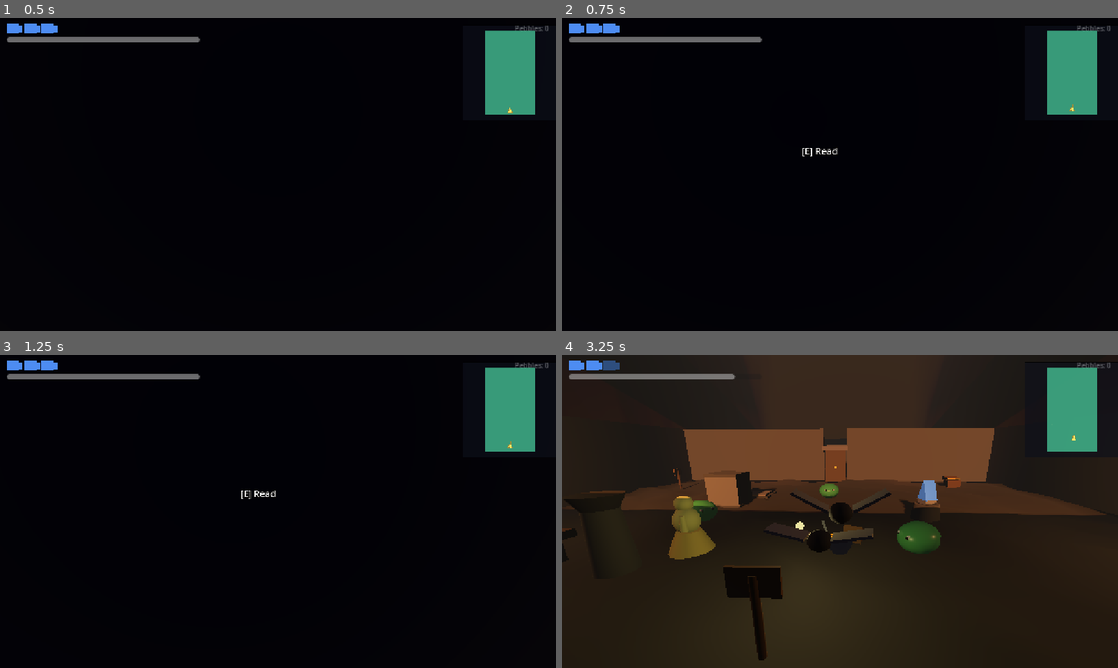
Above: before the commit, frames 1-4 (two rows, left to right).
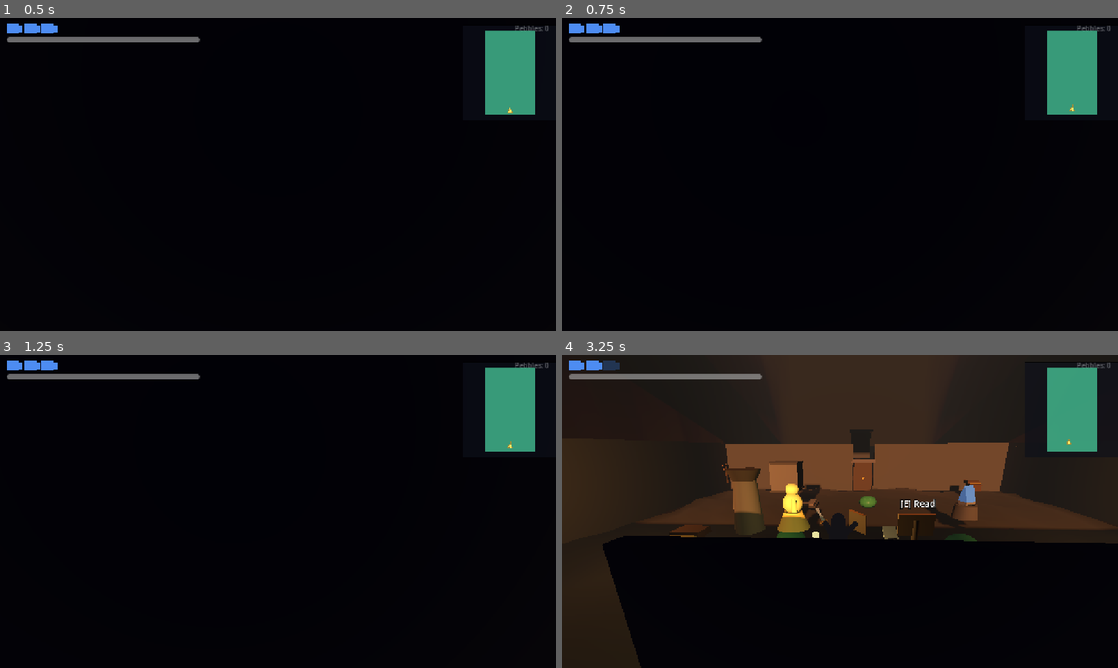
Above: after the commit, the same moments.

Repository: ruapotato/The-Legend-of-Tux
Game: Godot game, scene res://scenes/dungeon_first.tscn
Same seed, same stepped clock (60 frames per second), same inputs: the game is played once before the commit and once after it. This scene is started directly instead of the project's main scene.
Inputs (mouse positions are in pixels of both pictures, inside the frame that each line leads up to):
- Up to frame 1 (0.5 s): no input
- Up to frame 2 (0.75 s): tap Enter at 0.5 s; move the mouse to (867, 174) at 0.52 s; press the mouse at (867, 174) at 0.53 s; hold W (move_forward) from 0.53 s (still down)
- Up to frame 3 (1.25 s): keep holding W (move_forward); tap Space (jump) at 0.77, 1.07 s
- Up to frame 4 (3.25 s): keep holding W (move_forward); tap Space (jump) at 1.25, 1.52, 1.82, 3.02 s; move the mouse to (812, 511) at 1.27 s; release the mouse at (812, 511) at 1.28 s; tap E (interact) at 1.35 s; click (812, 511) at 1.42 s; move the mouse to (851, 505) at 2.02 s; tap F (item_use) at 2.1 s; click (851, 505) at 2.17 s; move the mouse to (834, 517) at 2.77 s; tap Ctrl (roll) at 2.85 s; click (834, 517) at 2.92 s

Frame 1 is identical in both runs. In frame 2, less than 0.1% of the frame differs, in the area x 43-50%, y 41-45%; in frame 3, less than 0.1%; in frame 4, 49%, in the area x 0-100%, y 1-100%.

Commit message:
Ground-snap props on hills + free mouse on death + balance SFX loudness
Three fixes.

Ground snapping for placed props:
- Treasure chests, signs, bushes, trees, rocks, NPCs, owl statues,
  bomb flowers, destructible walls, torches, crystal switches,
  pressure plates, eye targets, triggered gates, and movable blocks
  spawned with their JSON-authored pos.y unchanged. On the new
  TerrainMesh hills the actual surface Y can be a couple of metres
  above 0 — the chest sat inside the hill and was invisible.
- New godot/scripts/ground_snap.gd — static helper that raycasts
  down `max_drop` metres on the World layer (1) and writes the hit Y
  back to the node's global_position.
- Each of the 15 placeable props' _ready calls add_to_group("ground_snap").
  dungeon_root._ready now defers _snap_props_to_ground which awaits
  one physics_frame (so the trimesh shape registers) and snaps every
  member of the group.

Mouse on death:
- hud.gd::_on_player_died now sets Input.MOUSE_MODE_VISIBLE so the
  player can actually click the Continue / Quit buttons. Without this
  the camera kept the mouse captured and the overlay was unreachable.
  New scenes recapture in their own _ready when the player picks an
  option.

SFX loudness balance:
- ffmpeg loudnorm=I=-16:TP=-1.5:LRA=7 first-pass on every non-ambient
  .wav (52 files), then a second targeted pass — pause -6 dB (was
  hot at -9.3), and +6 dB on menu_back / seed_fire / seed_hit /
  hookshot_hit / hookshot_failed_hit / arrow_hit_world / bush_cut /
  door_close / door_unlock / rock_break (Suno generated some of the
  Foley far below the impact-SFX range).
- Final spread: -10.5 to -27.3 dB mean (was -9.3 to -52.9 dB), most
  files cluster -15 to -23 — comfortable in the band the music sits
  ~-30 below.
- Ambient loops (amb_day_wind / amb_night_crickets / amb_water_lap)
  intentionally untouched; they should stay subtle.

Co-Authored-By: Claude Opus 4.7 (1M context) <noreply@anthropic.com>

Diff:
--- a/godot/scripts/bomb_flower.gd
+++ b/godot/scripts/bomb_flower.gd
@@ -27,6 +27,7 @@
 
 
 func _ready() -> void:
+    add_to_group("ground_snap")
     add_to_group("bomb_flower")
     prompt_area.body_entered.connect(_on_prompt_enter)
     prompt_area.body_exited.connect(_on_prompt_exit)
--- a/godot/scripts/bush.gd
+++ b/godot/scripts/bush.gd
@@ -19,6 +19,7 @@
 
 
 func _ready() -> void:
+    add_to_group("ground_snap")
     # Sit on layer 32 (same as enemies) so the sword's collision_mask=32
     # picks us up. Deferred because some _ready paths reach here from
     # inside an area-overlap signal callback.
--- a/godot/scripts/crystal_switch.gd
+++ b/godot/scripts/crystal_switch.gd
@@ -24,6 +24,7 @@
 
 
 func _ready() -> void:
+	add_to_group("ground_snap")
 	# Sit on layer 32 (Hittable) so the player's sword hitbox picks us
 	# up via its existing collision_mask. Deferred so first-tick scene
 	# wiring doesn't fight the engine's "in/out signal" guard.
--- a/godot/scripts/destructible_wall.gd
+++ b/godot/scripts/destructible_wall.gd
@@ -16,6 +16,7 @@
 
 
 func _ready() -> void:
+    add_to_group("ground_snap")
     add_to_group("destructible_wall")
     collision_layer = 1
     collision_mask = 0
--- a/godot/scripts/dungeon_root.gd
+++ b/godot/scripts/dungeon_root.gd
@@ -31,6 +31,12 @@
     _attach_enemy_culler()
     _start_music()
     _mark_visited()
+    # Drop placed props onto the actual terrain surface — chests, signs,
+    # bushes, NPCs etc. are authored at fixed pos.y in JSON but the
+    # TerrainMesh's per-cell hills can put real ground a couple of
+    # meters above 0. One physics-frame defer so the trimesh shape is
+    # registered before the rays cast.
+    call_deferred("_snap_props_to_ground")
     # Clear any puzzle latch state from the previous dungeon so a
     # crystal switch on "boss_door" in level A doesn't auto-open the
     # gate of the same name in level B.
@@ -95,6 +101,17 @@
         culler.bind(ps[0])
 
 
+func _snap_props_to_ground() -> void:
+    # Wait one physics tick so the TerrainMesh's trimesh collision
+    # shape has had time to register with the physics server, then
+    # raycast every node in the "ground_snap" group down to it.
+    await get_tree().physics_frame
+    var snap = preload("res://scripts/ground_snap.gd")
+    for n in get_tree().get_nodes_in_group("ground_snap"):
+        if n is Node3D:
+            snap.snap(n)
+
+
 func _start_music() -> void:
     var track := music_track
     if track == "":
--- a/godot/scripts/eye_target.gd
+++ b/godot/scripts/eye_target.gd
@@ -18,6 +18,7 @@
 
 
 func _ready() -> void:
+	add_to_group("ground_snap")
 	hitbox.set_deferred("collision_layer", 32)
 	hitbox.set_deferred("collision_mask",  0)
 	hitbox.set_deferred("monitorable",     true)
--- /dev/null
+++ b/godot/scripts/ground_snap.gd
@@ -0,0 +1,36 @@
+class_name GroundSnap
+extends RefCounted
+
+# Drop a node down to whatever the world surface is directly below it.
+# Used by props that get placed at a fixed `pos.y` in JSON (chests,
+# signs, bushes, trees, NPCs, owl statues, bomb flowers, rocks). On
+# the new TerrainMesh hills the cell's actual surface Y can be a
+# couple of meters above 0; without this the prop spawns inside the
+# hill and you can't see it.
+#
+# Caller should be a Node3D already in the tree; the result writes
+# back to `node.global_position.y`. Returns true if a hit landed
+# within `max_drop`, false otherwise (in which case position is
+# left alone — better to float than to teleport into the void).
+
+const WORLD_LAYER: int = 1
+
+
+static func snap(node: Node3D, max_drop: float = 50.0,
+                 y_offset: float = 0.0) -> bool:
+    if node == null or not node.is_inside_tree():
+        return false
+    var world := node.get_world_3d()
+    if world == null:
+        return false
+    var space := world.direct_space_state
+    var p: Vector3 = node.global_position
+    var query := PhysicsRayQueryParameters3D.create(
+        p + Vector3(0.0, max_drop, 0.0),
+        p + Vector3(0.0, -max_drop, 0.0))
+    query.collision_mask = WORLD_LAYER
+    var hit: Dictionary = space.intersect_ray(query)
+    if hit.is_empty():
+        return false
+    node.global_position.y = float(hit["position"].y) + y_offset
+    return true
--- a/godot/scripts/hud.gd
+++ b/godot/scripts/hud.gd
@@ -156,6 +156,11 @@
 func _on_player_died() -> void:
     death_overlay.visible = true
     _ensure_death_buttons()
+    # Free the mouse so the player can actually click Continue / Quit —
+    # the camera captures the mouse during gameplay and never released
+    # it for the death overlay before. New scenes recapture in their
+    # own _ready when load_game / reload_current_scene fires.
+    Input.mouse_mode = Input.MOUSE_MODE_VISIBLE
 
 
 # ---- Fairy-bottle revive sparkle ---------------------------------------
--- a/godot/scripts/movable_block.gd
+++ b/godot/scripts/movable_block.gd
@@ -29,6 +29,7 @@
 
 
 func _ready() -> void:
+	add_to_group("ground_snap")
 	add_to_group("pushable")
 	# Snap to grid on spawn so author-positioned blocks always sit
 	# on cell centers even if the JSON left them slightly off.
--- a/godot/scripts/npc.gd
+++ b/godot/scripts/npc.gd
@@ -35,6 +35,7 @@
 
 
 func _ready() -> void:
+    add_to_group("ground_snap")
     if dialog_tree_json != "" and dialog_tree.is_empty():
         var parsed: Variant = JSON.parse_string(dialog_tree_json)
         if typeof(parsed) == TYPE_DICTIONARY:
--- a/godot/scripts/owl_statue.gd
+++ b/godot/scripts/owl_statue.gd
@@ -24,6 +24,7 @@
 
 
 func _ready() -> void:
+    add_to_group("ground_snap")
     add_to_group("owl_statue")
     _build_visual()
     _build_trigger()
--- a/godot/scripts/pressure_plate.gd
+++ b/godot/scripts/pressure_plate.gd
@@ -23,6 +23,7 @@
 
 
 func _ready() -> void:
+	add_to_group("ground_snap")
 	if slab:
 		_start_y = slab.position.y
 	trigger.body_entered.connect(_on_enter)
--- a/godot/scripts/rock.gd
+++ b/godot/scripts/rock.gd
@@ -25,6 +25,7 @@
 
 
 func _ready() -> void:
+    add_to_group("ground_snap")
     add_to_group("rock")
     hitbox.set_deferred("collision_layer", 32)
     hitbox.set_deferred("collision_mask", 0)
--- a/godot/scripts/sign_post.gd
+++ b/godot/scripts/sign_post.gd
@@ -13,6 +13,7 @@
 
 
 func _ready() -> void:
+    add_to_group("ground_snap")
     collision_layer = 64
     collision_mask = 2
     monitoring = true
--- a/godot/scripts/torch.gd
+++ b/godot/scripts/torch.gd
@@ -24,6 +24,7 @@
 
 
 func _ready() -> void:
+	add_to_group("ground_snap")
 	add_to_group("torch")
 	hitbox.set_deferred("collision_layer", 32)
 	hitbox.set_deferred("collision_mask",  0)
--- a/godot/scripts/treasure_chest.gd
+++ b/godot/scripts/treasure_chest.gd
@@ -23,6 +23,7 @@
 
 
 func _ready() -> void:
+    add_to_group("ground_snap")
     _start_lid_rot = lid.rotation
     trigger.body_entered.connect(_on_enter)
     trigger.body_exited.connect(_on_exit)
--- a/godot/scripts/tree_prop.gd
+++ b/godot/scripts/tree_prop.gd
@@ -25,6 +25,7 @@
 
 
 func _ready() -> void:
+    add_to_group("ground_snap")
     var trunk: CylinderMesh = trunk_mesh.mesh
     if trunk:
         trunk.height = trunk_height
--- a/godot/scripts/triggered_gate.gd
+++ b/godot/scripts/triggered_gate.gd
@@ -20,6 +20,7 @@
 
 
 func _ready() -> void:
+	add_to_group("ground_snap")
 	_start_body_pos = body.position
 	if listen_id == "":
 		return
Not shown, added: godot/scripts/ground_snap.gd.uid
Not shown, changed: godot/assets/sounds/arrow_fire.wav
Not shown, changed: godot/assets/sounds/arrow_hit_flesh.wav
Not shown, changed: godot/assets/sounds/arrow_hit_world.wav
Not shown, changed: godot/assets/sounds/blob_alert.wav
Not shown, changed: godot/assets/sounds/blob_attack.wav
Not shown, changed: godot/assets/sounds/blob_die.wav
Not shown, changed: godot/assets/sounds/bomb_explode.wav
Not shown, changed: godot/assets/sounds/bomb_fuse.wav
Not shown, changed: godot/assets/sounds/boss_clear.wav
Not shown, changed: godot/assets/sounds/boss_horn.wav
Not shown, changed: godot/assets/sounds/bush_cut.wav
(and 41 more such lines)
